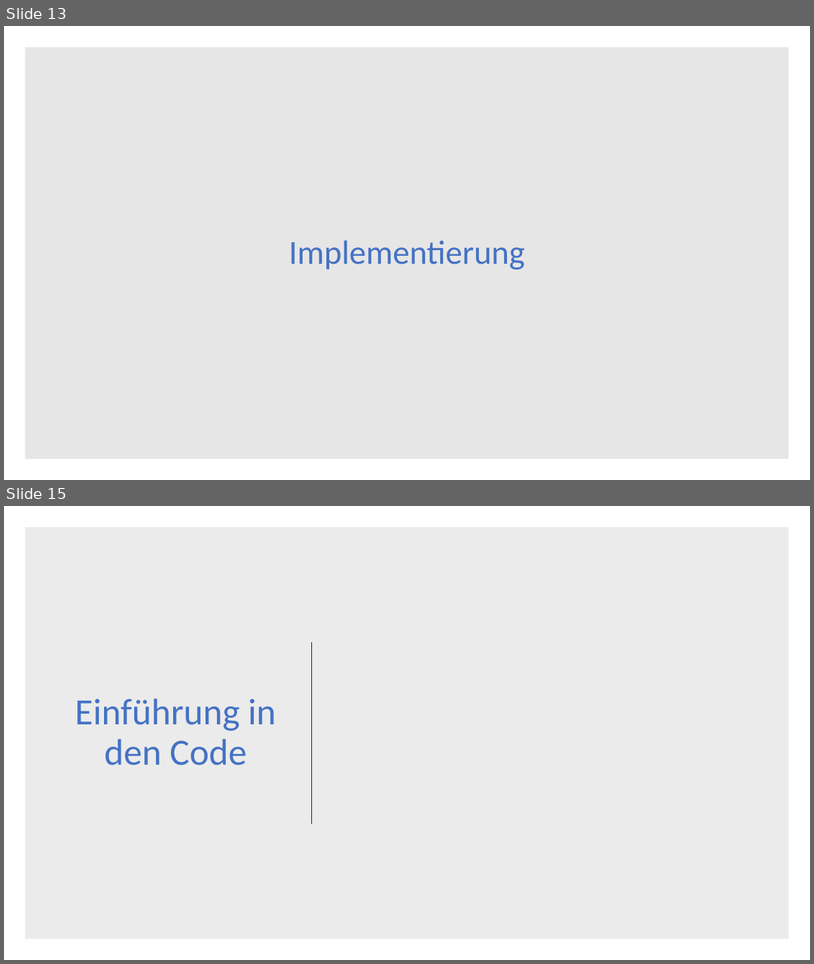
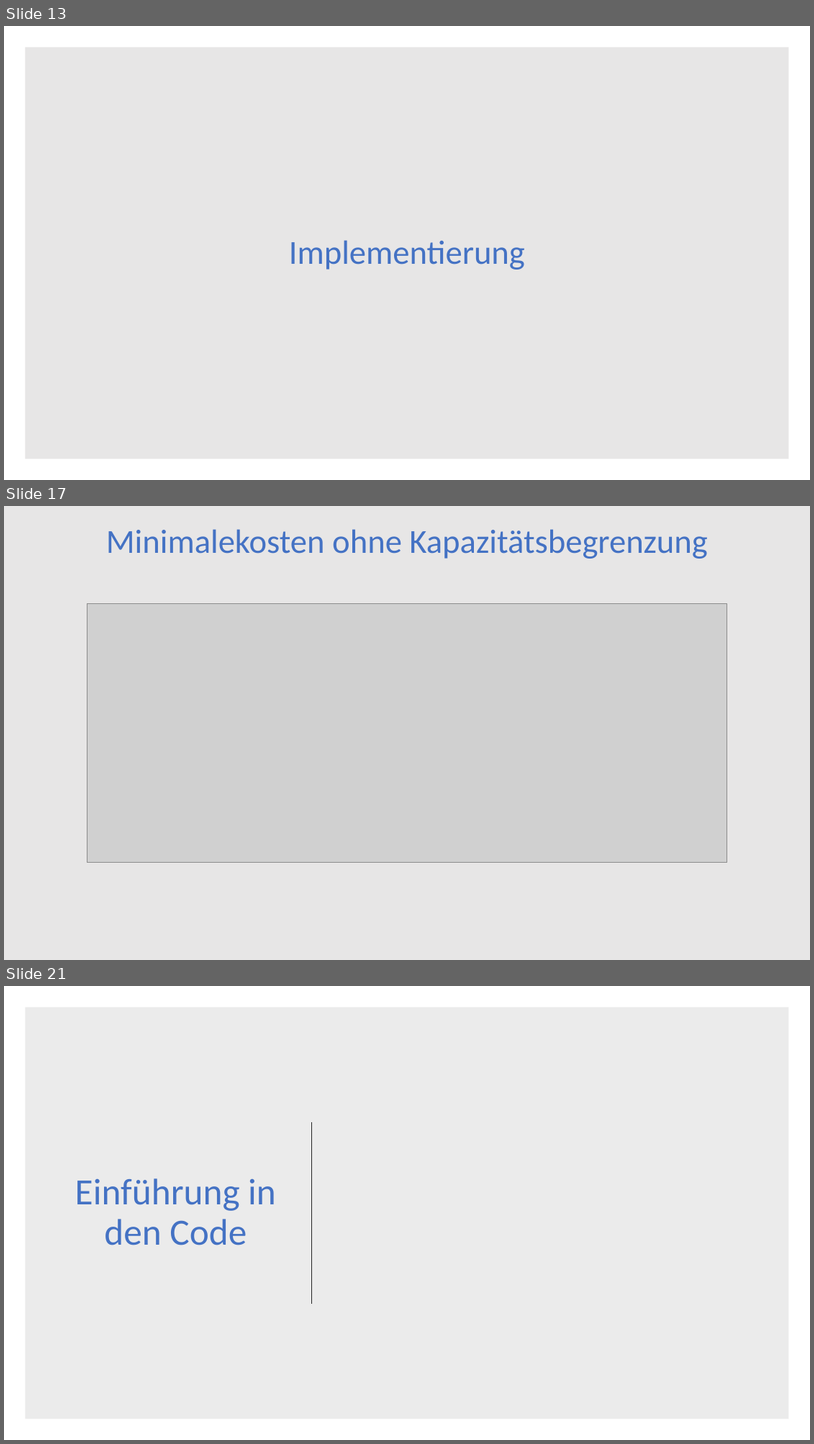
Before and after one commit to DerAlexx/Angewandte-Mathematik, a slide deck: Praktikum_6/Abgabe 6.pptx. Shown one above the other, each under a label of ours: slides 13 and 15 before the commit, slides 13, 17 and 21 after it; the slides between them are not shown. The pictures are 814x964 and 814x1444 pixels, drawn with LibreOffice and Linux fonts; fonts in the diff are those of the drawing; grey boxes stand for pictures. Boxes give left, top, right and bottom in pixels: in the first picture for what was removed or moved away, otherwise in the second. Text is boxed around its words. In the diff, an @@ line names an element or a change of style, - is before the commit and + after.

```diff
--- a/Praktikum_6/Abgabe 6.pptx
+++ b/Praktikum_6/Abgabe 6.pptx
@@ slide 17 added at [4,506,810,960], background #000000 @@
@@ rectangle added at [4,506,810,960], fill #E7E6E6 @@
@@ title added at [106,529,707,559], 40 pt, text #4472C4 @@
+Minimalekosten ohne Kapazitätsbegrenzung
@@ picture added at [88,603,728,862] @@
@@ what was slide 15 is now slide 21 @@
```
Also in this commit, not shown: 1 slide changed, 5 other slides added, 1 other file.
